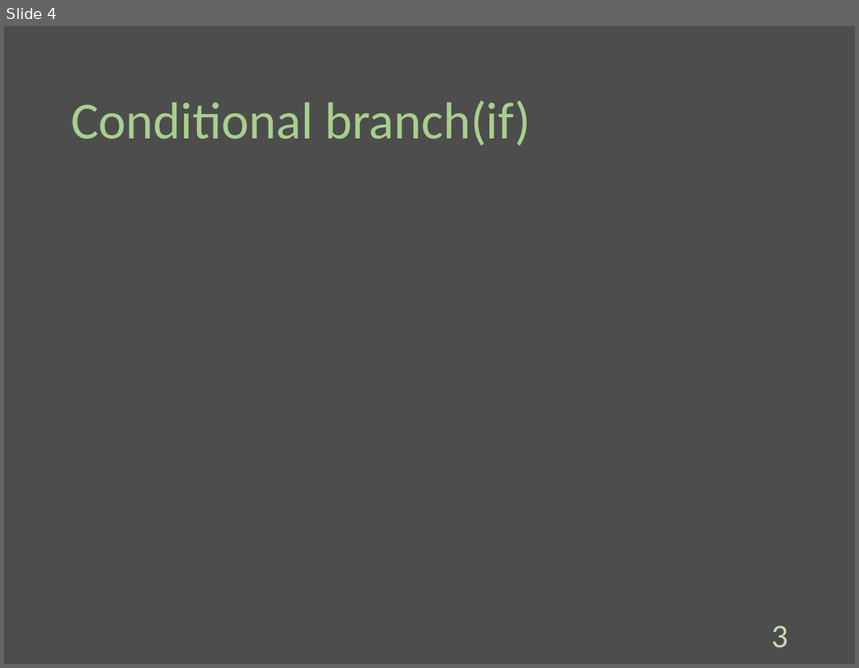
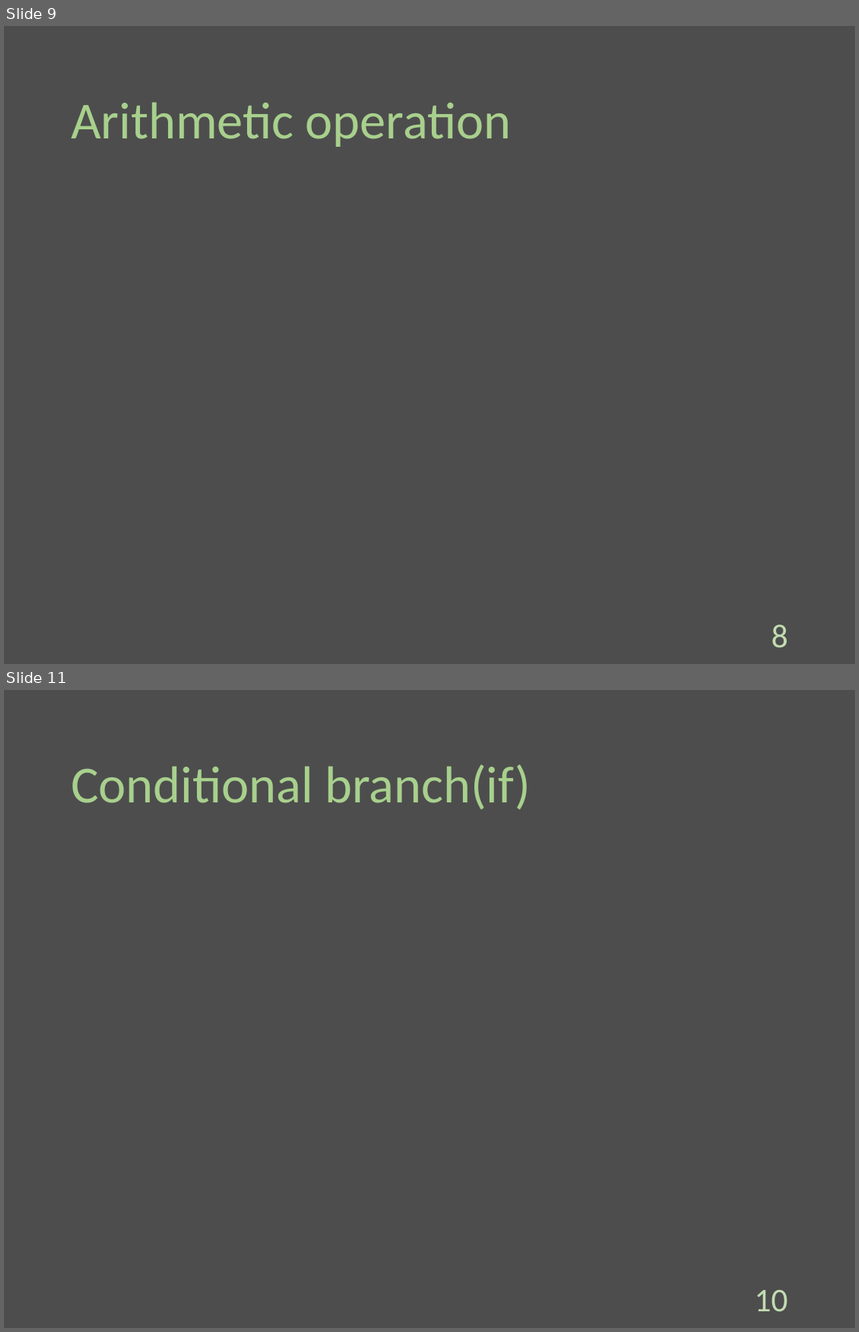
Before and after one commit to Melbeck777/program_seminar, a slide deck: ProgramSlide.pptx. Shown one above the other, each under a label of ours: slide 4 before the commit, slides 9 and 11 after it; the slides between them are not shown. The pictures are 859x668 and 859x1332 pixels, drawn with LibreOffice and Linux fonts; fonts in the diff are those of the drawing. Boxes give left, top, right and bottom in pixels: in the first picture for what was removed or moved away, otherwise in the second. Text is boxed around its words. In the diff, an @@ line names an element or a change of style, - is before the commit and + after.

```diff
--- a/ProgramSlide.pptx
+++ b/ProgramSlide.pptx
@@ slide 9 added at <box>4,26,855,664</box>, background #4D4D4D @@
@@ title added at <box>71,102,512,147</box>, 44 pt, text #A8D08D @@
+Arithmetic operation
@@ page number added at <box>772,625,788,648</box>, 28 pt, text #C3DDB3 @@
+8
@@ what was slide 4 is now slide 11 @@
@@ page number at <box>755,1290,788,1312</box>: text changed @@
-3
+10
```
Also in this commit, not shown: 4 slides changed, 6 other slides added.
